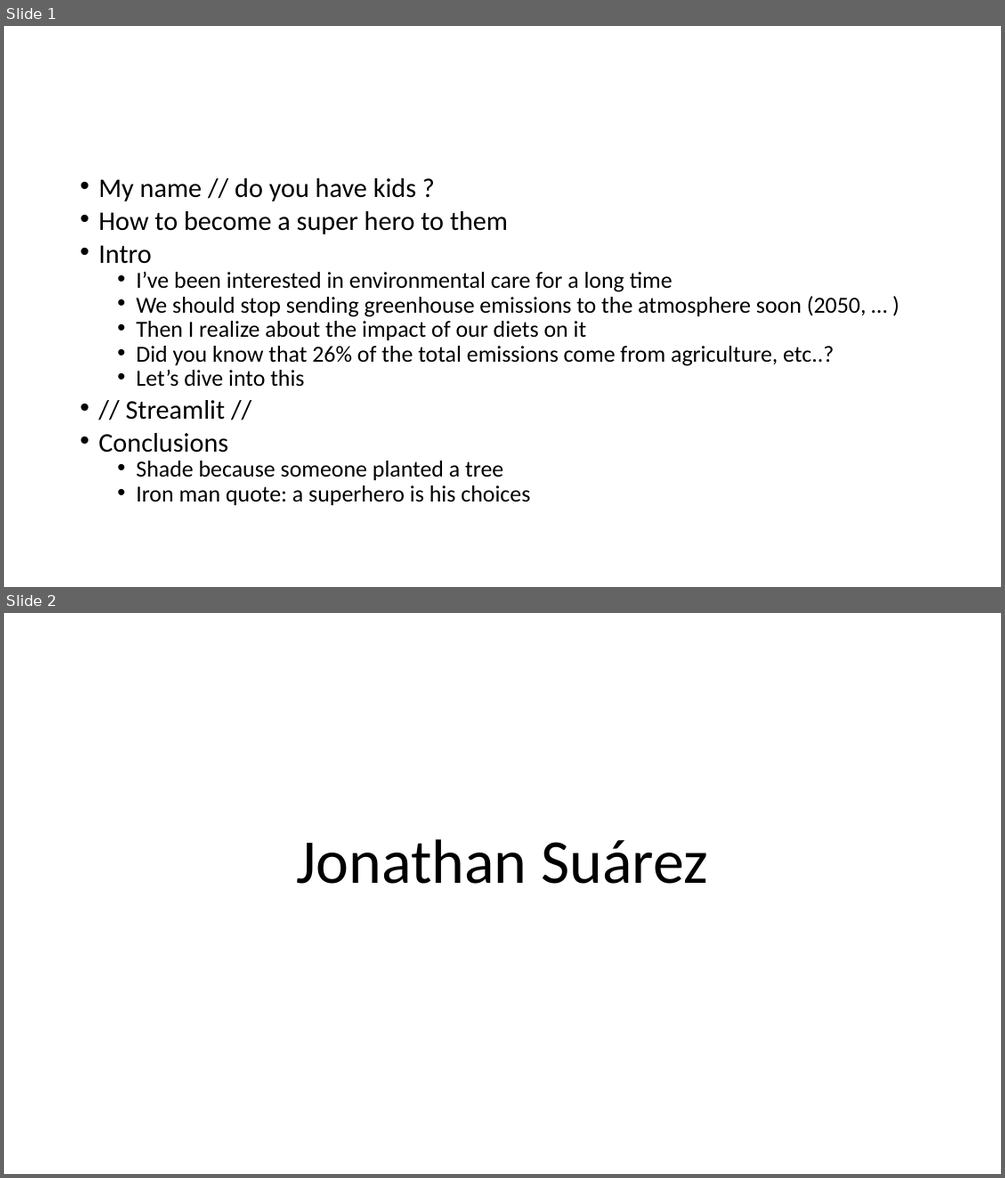
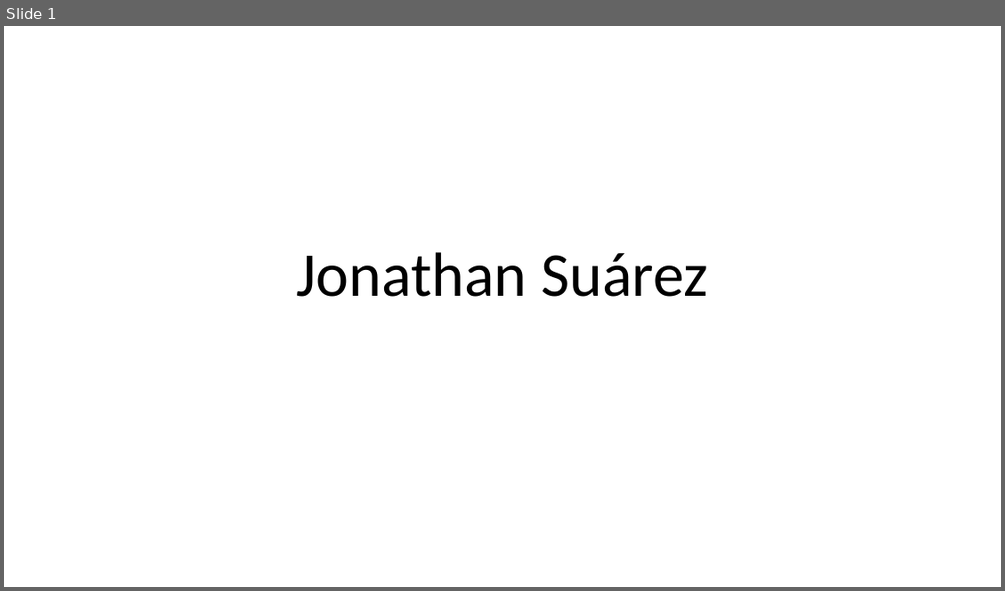
Before and after one commit to Jasc94/thebridge, a slide deck: 0_Project_EDA/documents/EDA_presentation.pptx. Shown one above the other, each under a label of ours: slides 1 and 2 before the commit, slide 1 after it. The pictures are 1005x1178 and 1005x591 pixels, drawn with LibreOffice and Linux fonts; fonts in the diff are those of the drawing. Boxes give left, top, right and bottom in pixels: in the first picture for what was removed or moved away, otherwise in the second. Text is boxed around its words. In the diff, an @@ line names an element or a change of style, - is before the commit and + after.

```diff
--- a/0_Project_EDA/documents/EDA_presentation.pptx
+++ b/0_Project_EDA/documents/EDA_presentation.pptx
@@ slide 1 removed at <box>4,26,1001,587</box>, background #FFFFFF @@
@@ text removed at <box>98,178,866,506</box> @@
-• My name // do you have kids ?
-• How to become a super hero to them
-• Intro
-  • I’ve been interested in environmental care for a long time
-  • We should stop sending greenhouse emissions to the atmosphere soon (2050, … )
-  • Then I realize about the impact of our diets on it
-  • Did you know that 26% of the total emissions come from agriculture, etc..?
-  • Let’s dive into this
-• // Streamlit //
-• Conclusions
-  • Shade because someone planted a tree
-  • Iron man quote: a superhero is his choices
@@ what was slide 2 is now slide 1 @@
```
Also in this commit, not shown: 1 slide changed, 1 slide added, 1 other slide removed, 4 other files.
